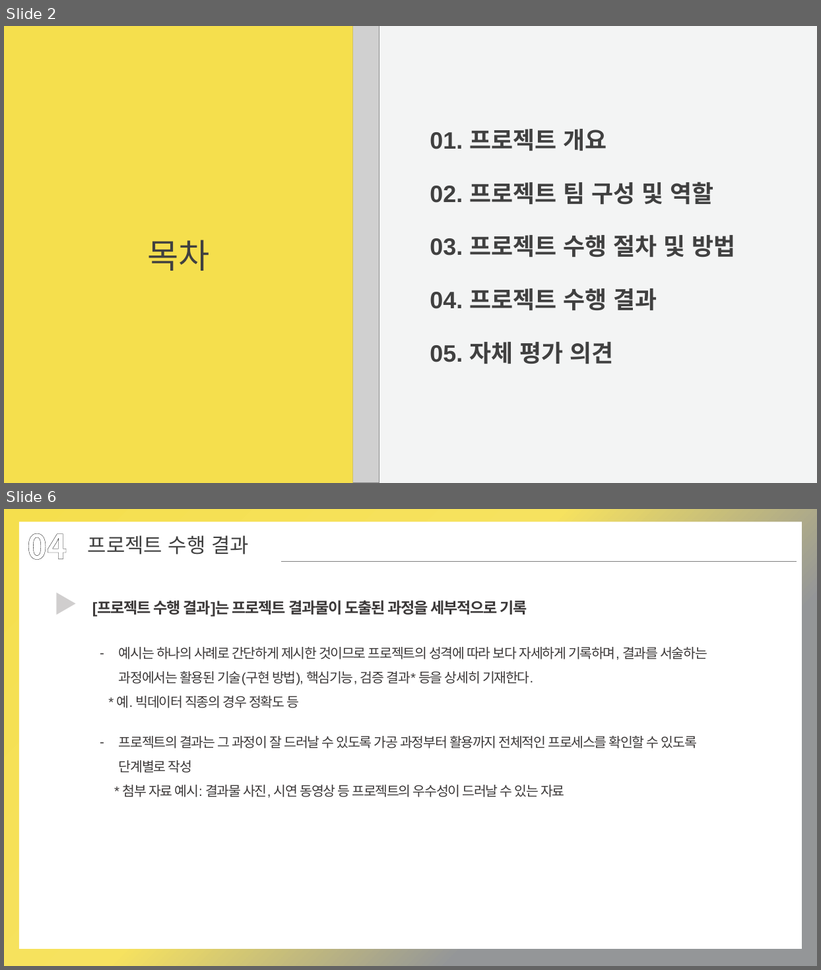
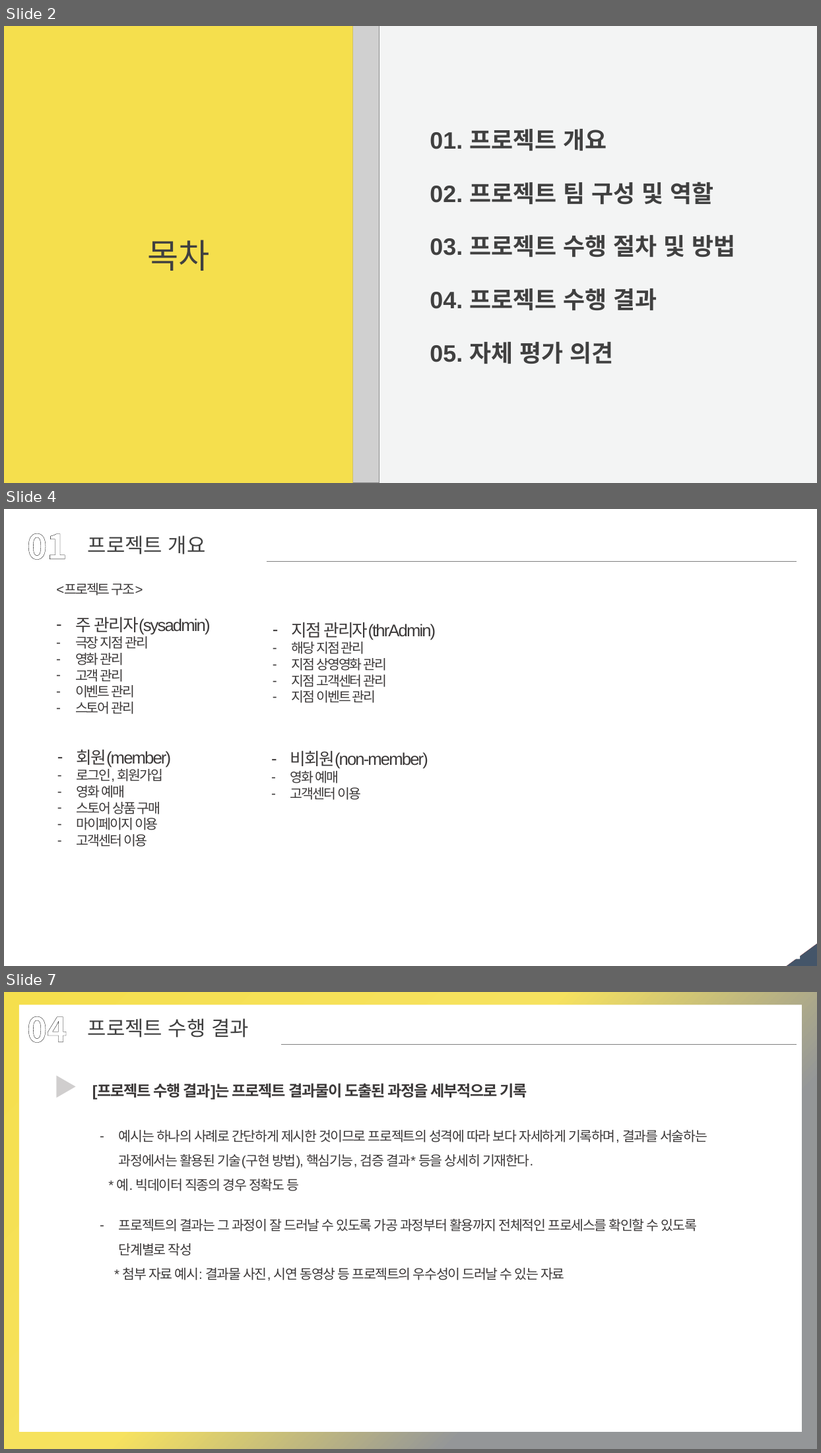
Before and after one commit to jjgod66/dw-final-group1, a slide deck: 산출물/최종 ppt 제작중/팀별 프로젝트 수행 결과 작성 양식.pptx. Shown one above the other, each under a label of ours: slides 2 and 6 before the commit, slides 2, 4 and 7 after it; the slides between them are not shown. The pictures are 821x970 and 821x1453 pixels, drawn with LibreOffice and Linux fonts; fonts in the diff are those of the drawing; grey boxes stand for pictures. Boxes give left, top, right and bottom in pixels: in the first picture for what was removed or moved away, otherwise in the second. Text is boxed around its words. In the diff, an @@ line names an element or a change of style, - is before the commit and + after.

```diff
--- a/산출물/최종 ppt 제작중/팀별 프로젝트 수행 결과 작성 양식.pptx
+++ b/산출물/최종 ppt 제작중/팀별 프로젝트 수행 결과 작성 양식.pptx
@@ slide 4 added at box(4, 509, 817, 966), background #FFFFFF @@
@@ rectangle added at box(17, 532, 801, 960), fill #FFFFFF @@
@@ text added at box(27, 533, 67, 560), 40 pt, text pattern #3B3838 on #FFFFFF, bold @@
+01
@@ text added at box(88, 535, 206, 555), 24 pt, text #404040 @@
+프로젝트 개요
@@ line added from (266, 561) to (797, 561), #808080 1 pt @@
@@ text added at box(56, 584, 143, 595), 16 pt, text #3B3838 @@
+<프로젝트 구조>
@@ text added at box(75, 617, 211, 714), 16 pt, text #3B3838 @@
+– 주 관리자(sysadmin)
+– 극장 지점 관리
+– 영화 관리
+– 고객 관리
+– 이벤트 관리
+– 스토어 관리
@@ text added at box(292, 622, 436, 703), 16 pt, text #3B3838 @@
+– 지점 관리자(thrAdmin)
+– 해당 지점 관리
+– 지점 상영영화 관리
+– 지점 고객센터 관리
+– 지점 이벤트 관리
@@ text added at box(77, 749, 171, 847), 16 pt, text #3B3838 @@
+– 회원(member)
+– 로그인, 회원가입
+– 영화 예매
+– 스토어 상품 구매
+– 마이페이지 이용
+– 고객센터 이용
@@ text added at box(290, 751, 428, 800), 20 pt, text #3B3838 @@
+– 비회원(non-member)
+– 영화 예매
+– 고객센터 이용
@@ right triangle added at box(787, 944, 817, 966), fill #E41A00 @@
@@ right triangle added at box(787, 944, 817, 966), fill #445569 @@
@@ what was slide 6 is now slide 7 @@
```
Also in this commit, not shown: 3 slides changed, 5 other files.
